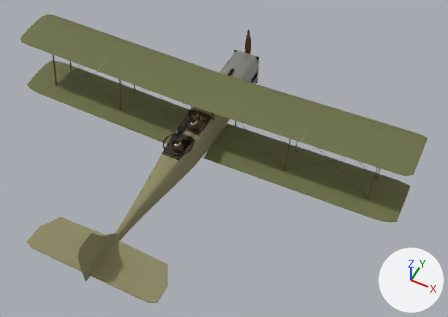
Two versions of the glTF model public/models/dh4.glb, one commit apart.
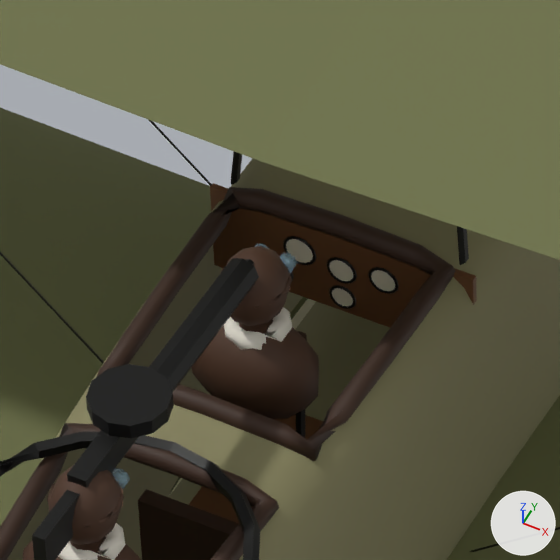
There are two pictures of each version: one whole from a camera (50 mm lens) standing at (6.73, -12.52, 13.79) and looking at (1.17, -1.39, -0.11), one close up on the part from 38% to 50% of the width and 29% to 46% of the height. Arrows for +X, +Y and +Z are at lower right; the lights stay in place. The first two pictures are the older version. Where no turn or scale is listed for an object, it has been applied to the vertices. Vertices at exactly the same position are counted once.

Script lines for the objects in view, before the commit:
```python
ob_coaming = bpy.data.objects.new('Coaming', me_coaming)
ob_coaming.location = (0.0, 0.0, 0.0)
ob_cockpitinterior = bpy.data.objects.new('CockpitInterior', me_cockpitinterior)
ob_cockpitinterior.location = (0.0, 0.0, 0.0)
ob_gauge_compass = bpy.data.objects.new('Gauge_Compass', me_gauge_compass)
ob_gauge_compass.location = (0.0, -0.603, 0.293)
ob_pilot_figure = bpy.data.objects.new('Pilot_Figure', me_pilot_figure)
ob_pilot_figure.location = (0.0, 0.0, 0.0)
ob_wing_upper_l = bpy.data.objects.new('Wing_Upper_L', me_wing_upper_l)
ob_wing_upper_l.location = (0.0, 0.0, 0.0)
# also in view: 'Struts' at (0.0, -0.22, 0.51); 'Wing_Upper_R' at (3.23, -0.19, 1.37); 'Wing_Lower_R' at (3.45, -0.49, -0.39); 'Guns' at (0.0, -0.42, 0.63); 'Wing_Lower_L' at (-3.45, -0.49, -0.39)
```
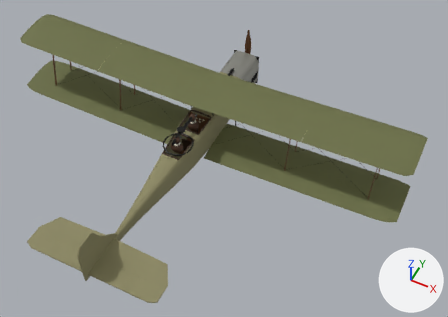
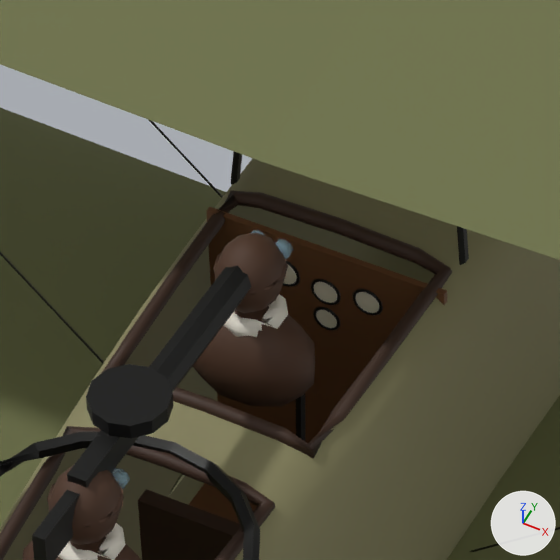
What differs and where, as boxes [x1, y1, x2, y2] in the close-ups (560 x 560 px; the box of a moved part takes in the faces that stretch with it):
'CockpitInterior', reshaped
    before: [138, 183, 477, 560]
    after: [138, 207, 447, 560]
'Coaming', reshaped
    before: [0, 187, 455, 560]
    after: [0, 191, 452, 560]
'Pilot_Figure', moved
    before: [192, 243, 319, 419]
    after: [193, 230, 315, 407]
'Gauge_Compass', moved
    before: [332, 288, 353, 306]
    after: [316, 310, 337, 328]
part 1 of me_cockpitinterior, moved or reshaped
    before: [210, 183, 477, 328]
    after: [206, 207, 447, 443]

What the commit changed:
me_cockpitinterior is used by ob_cockpitinterior; location (0.0, 0.0, 0.0).
me_cockpitinterior had 62 vertices, 96 faces and spanned x -0.437..0.437, y -1.54..-0.44, z -0.484..0.553.
me_cockpitinterior now has 62 vertices, 96 faces and spans x -0.393..0.393, y -1.54..-0.44, z -0.494..0.562.
me_cockpitinterior part 1: the loose piece of 8 vertices spanning x -0.437..0.437, y -0.6..-0.58, z 0.233..0.553 is scaled about its middle by (0.9, 1, 3.3), then moved by (0.0, -0.1, -0.359).
me_coaming is used by ob_coaming; location (0.0, 0.0, 0.0).
me_coaming had 192 vertices, 384 faces and spanned x -0.38..0.38, y -2.53..-0.57, z 0.44..0.62.
me_coaming now has 192 vertices, 384 faces and spans x -0.37..0.37, y -2.51..-0.59, z 0.45..0.61.
me_coaming part 2: 192 of 192 vertices moved; they spanned x -0.38..0.38, y -2.53..-0.57, z 0.44..0.62 and now span x -0.37..0.37, y -2.51..-0.59, z 0.45..0.61; mean shift (0.0, 0.0, 0.0).
me_pilot_figure is used by ob_pilot_figure; location (0.0, 0.0, 0.0).
me_pilot_figure had 304 vertices, 588 faces and spanned x -0.205..0.205, y -1.26..-0.98, z 0.316..0.906.
me_pilot_figure now has 304 vertices, 588 faces and spans x -0.205..0.205, y -1.28..-1.0, z 0.386..0.976.
me_pilot_figure part 3: the whole mesh is moved by (0.0, -0.02, 0.07).
Object 'Gauge_Compass' (ob_gauge_compass) moves from (0.0, -0.603, 0.293) to (0.0, -0.703, 0.292).
